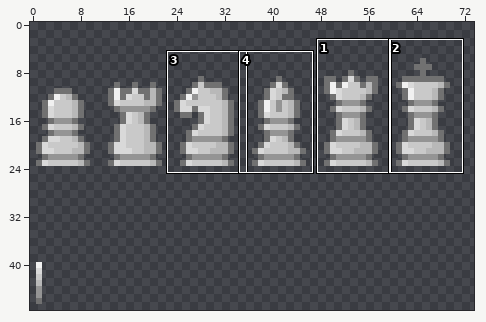
Two states of a sprite sheet, assets/pieces.png. The first picture is a wide view before the edit; the outline marks the close-up.
Close-up. Before:
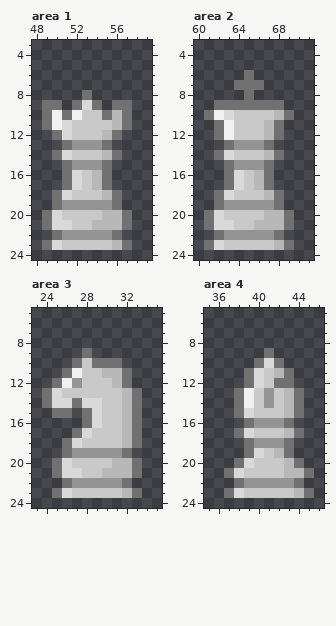
The file is 96x48 pixels. Colours within 5 levels of each other are drawn and written as one. Shown: area 1: x 48..59, y 3..24; area 2: x 60..71, y 3..24; area 3: x 23..35, y 5..24; area 4: x 35..46, y 5..24. The wide view leaves out empty margins. The commit also changed other parts of the picture, which this record leaves out.
After the commit:
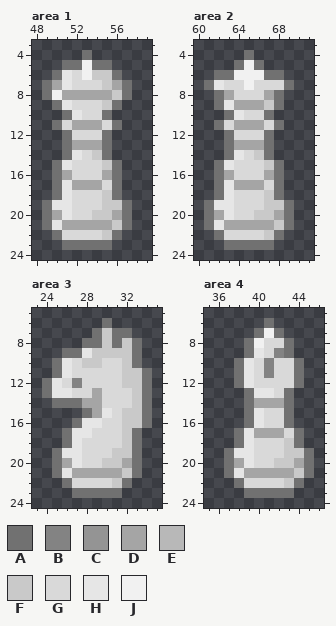
Palette (. is transparent): A #717171  B #838383  C #949494  D #a5a5a5  E #b8b8b8  F #c9c9c9  G #d9d9d9  H #e6e6e6  J #f1f1f1
The exact change:
Changed rows in their new state; - is an unchanged pixel.
Area 1:
first column x 49:
 4 ----A----
 5 --AAJAA--
 6 -AHGJFFA-
 7 ADHGGGFDA
 8 AJDDDDDFA
 9 .-HG-GF-.
10 ..-HGG-..
11 .A-DDDGA.
12 -.AGGGA.-
13 ---DDD---
14 -.AHG-A.-
15 -AHGGGFA-
16 -AD-GGDA-
17 -AHDDDGA-
18 --HGGGF--
19 AHHGGGFFA
20 -DHGG-FD-
21 -HDDDDDF-
22 --GGGGF--
23 ..AAAAA..
Area 2:
first column x 61:
 4 ----A----
 5 ---AJA---
 6 -AAJJJAA-
 7 AHGGJGGGA
 8 -ADGGGDA-
 9 --HDDDF--
10 ..AHGGA..
11 --GDDDG--
12 -.AGGGA.-
13 ---DDD---
14 -.AHG-A.-
15 -AHGGGFA-
16 -AD-GGDA-
17 -AHDDDGA-
18 --HGGGF--
19 AHHGGGFFA
20 -DHGG-FD-
21 -HDDDDDF-
22 --GGGGF--
23 ..AAAAA..
Area 3:
first column x 24:
 6 ------A----
 7 -----AFAA--
 8 ----AAFAFA-
 9 --AAHFFFFA-
10 -AHG-FGGFA-
11 -AHGGGGGFFA
12 AHGBGGGGFFA
13 -HHGGDGGGFA
14 .AA-DDGGGFA
15 -..--DHGFFA
16 ---AHHGGFFA
17 --AHHGGGF--
18 ---HGGGGF--
19 -AHHGGGFFA-
20 --DHGG-FD--
21 --HDDDDDF--
22 ---GGGGF---
23 -..AAAAA..-
Area 4:
first column x 37:
 6 ----A----
 7 ---AJA---
 8 --AJGGA--
 9 --AHGBA--
10 -AHGBGGA-
11 -AH-BGGA-
12 -AH-GGGA-
13 -.AHHGA.-
14 -.ADDDA.-
15 -.AHGGA.-
16 ---HGG---
17 --HDDDG--
18 -AHGGGFA-
19 AHH-GGFFA
20 ADHGG-FDA
21 -HDDDDDF-
22 --GGGGF--
23 ..AAAAA..
Pixel boxes of the changes (left, top, right, bottom) in both close-ups:
changed: (42, 50, 132, 250)
changed: (204, 50, 294, 250)
changed: (42, 318, 152, 498)
changed: (224, 318, 314, 498)
